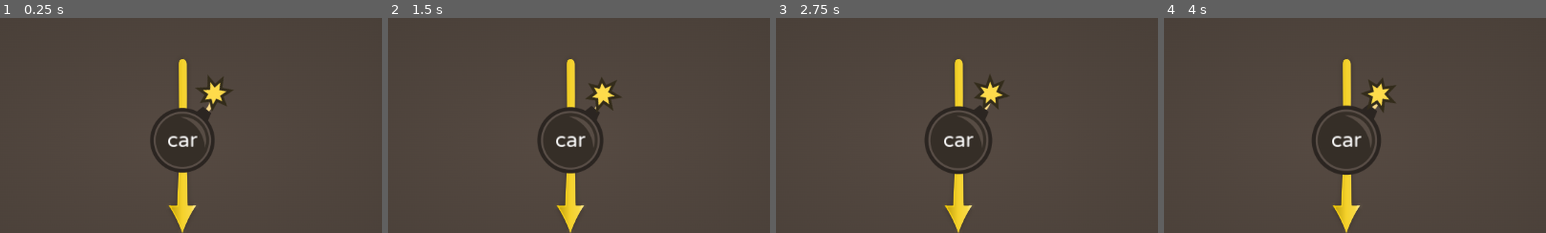
Above: before the commit, frames 1-4 (left to right).
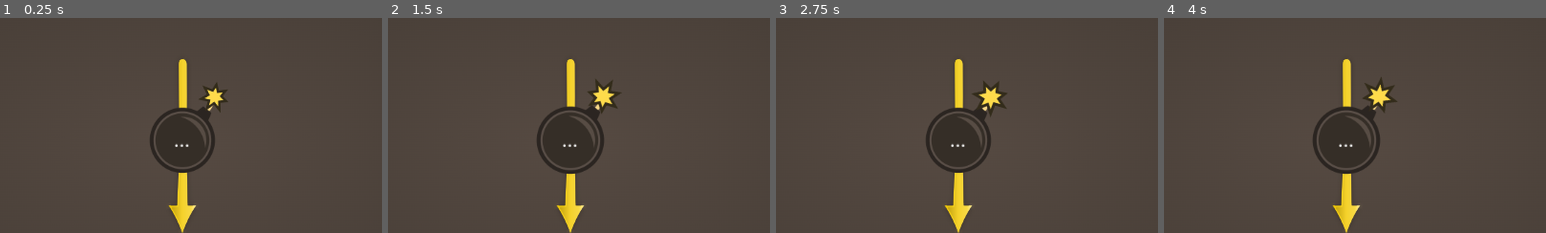
Above: after the commit, the same moments.

Repository: Rapidjonte/ordbomb
Game: Godot game, scene res://scenes/node_2d.tscn
Two runs of this game, one before a commit and one after it. Both use one fixed random seed, a clock stepped at 60 frames per second and the inputs below.
Inputs (mouse positions are % of the whole screen's width and height, from its top left):
- Up to frame 1 (0.25 s): no input
- Up to frame 2 (1.5 s): click (50, 93) at 0.52 s; type "12" at 0.6 s; tap Enter at 1.25 s
- Up to frame 3 (2.75 s): no input
- Up to frame 4 (4 s): no input
The pictures show only the part of the screen within x 26-76%, y 21-71%; the shares and areas given below are measured in that part.

The runs differ from the first frame. In frame 1, 0.8% of the frame differs, in the area x 44-61%, y 27-72%; in frame 2, 0.9%; in frame 3, 1.5%, in the area x 39-61%, y 26-73%; in frame 4, 1.1%.

Commit message:
moving from api usage to local dictionary

Diff:
--- a/scenes/node_2d.tscn
+++ b/scenes/node_2d.tscn
@@ -121,7 +121,7 @@
 texture = ExtResource("3_xv3jk")
 
 [node name="Spark" type="Sprite2D" parent="Bomb"]
-position = Vector2(624.25, 249.75)
+position = Vector2(625, 254)
 scale = Vector2(1.05469, 1.05469)
 texture = ExtResource("19_m7obn")
 
--- a/scripts/bomb.gd
+++ b/scripts/bomb.gd
@@ -5,20 +5,17 @@
 
 @onready var conf = $"../Settings".room
 
-var frameDelay = 0.04
-
 func _process(delta):
-	var t = fmod(Time.get_ticks_msec() * 0.007, 1.0)
-	$Sprite.scale = Vector2.ONE * lerp(1.1, 1.0, t)
+	var t = fmod(Time.get_ticks_msec() * 0.006, 1.0)
+	$Sprite.scale = Vector2.ONE * lerp(1.07, 1.0, t)
 	if $Label.text != "..." and $"../WordChecker".pending == 0:
 		bombTimer -= delta
 	if bombTimer <= 0:
 		bombed()
 
-	frameDelay -= delta
-	if frameDelay < 0:
-		$Spark.rotation += 15
-		frameDelay = 0.02
+	$Spark.rotation = randf() * PI * 2
+	var s = 0.8 + 0.4 * randf()
+	$Spark.scale = Vector2(s,s)
 
 func light_fuse():
 	print("im bombing")
--- a/scripts/char_requester.gd
+++ b/scripts/char_requester.gd
@@ -7,19 +7,16 @@
 
 func newRequest():
 	if $"../Settings".extension_enabled:
-		if randf() < $"../Settings".extension_chance or $"../Settings".force_extension_chars:
+		if randf() < $"../Settings".extension_chance or $"../Settings".force_extension_chars or not $"../Settings".http_requests_enabled:
 			randomize()
 			var randchar = $"../Settings".extension[randi() % $"../Settings".extension.size()]
 			finalize_chars(randchar)
 			print("char request from extension! (from the word " + randchar + ")")
-		else:
-			var url = $"../Settings".corsproxy + "https://svenska.se/so/?id=%s&pz=5" % randi_range(100001, 198119)
-			so_list.request(url)
-			print("char request sent to " + url)
-	else:
-		var url = $"../Settings".corsproxy + "https://svenska.se/so/?id=%s&pz=5" % randi_range(100001, 198119)
-		so_list.request(url)
-		print("char request sent to " + url)
+			return
+	var target = "https://svenska.se/so/?id=%s&pz=5" % randi_range(100001, 198119)
+	var url = $"../Settings".corsproxy + target
+	so_list.request(url)
+	print("char request sent to " + url)
 
 func _on_new_char_request_completed(result, response_code, headers, body):
 	char_response = body.get_string_from_utf8()
@@ -35,8 +32,11 @@
 	chars = chars.replace(" ", "").replace("-", "")
 	chars = filter_string(chars, $"../Settings".poäng)
 
+	if chars.length() == 0:
+		newRequest()
+		return
+
 	actualword = chars
-
 	$"../Bomb/Label".text = get_random_chunk(chars, 3)
 
 func filter_string(input: String, allowed_chars: Dictionary) -> String:
--- a/scripts/settings.gd
+++ b/scripts/settings.gd
@@ -2,6 +2,8 @@
 
 var extension_chance = 0.3
 var force_extension_chars = true
+
+var http_requests_enabled = false
 
 var extension_enabled = true
 var extension = get_extension("res://extension.txt")
--- a/scripts/word_checker.gd
+++ b/scripts/word_checker.gd
@@ -30,6 +30,9 @@
 			if $"../Settings".extension_enabled and !($"../Settings".extension.find(input) == -1) or word == $"../CharRequester".actualword:
 				print("instant accept!")
 				accept()
+				return
+			if not $"../Settings".http_requests_enabled:
+				$fail.play()
 				return
 			svar = ["gav inga svar.", "gav inga svar.", "gav inga svar."];
 			pending = 3
Not shown, changed: export_presets.cfg
Not shown, removed: extension.txt
